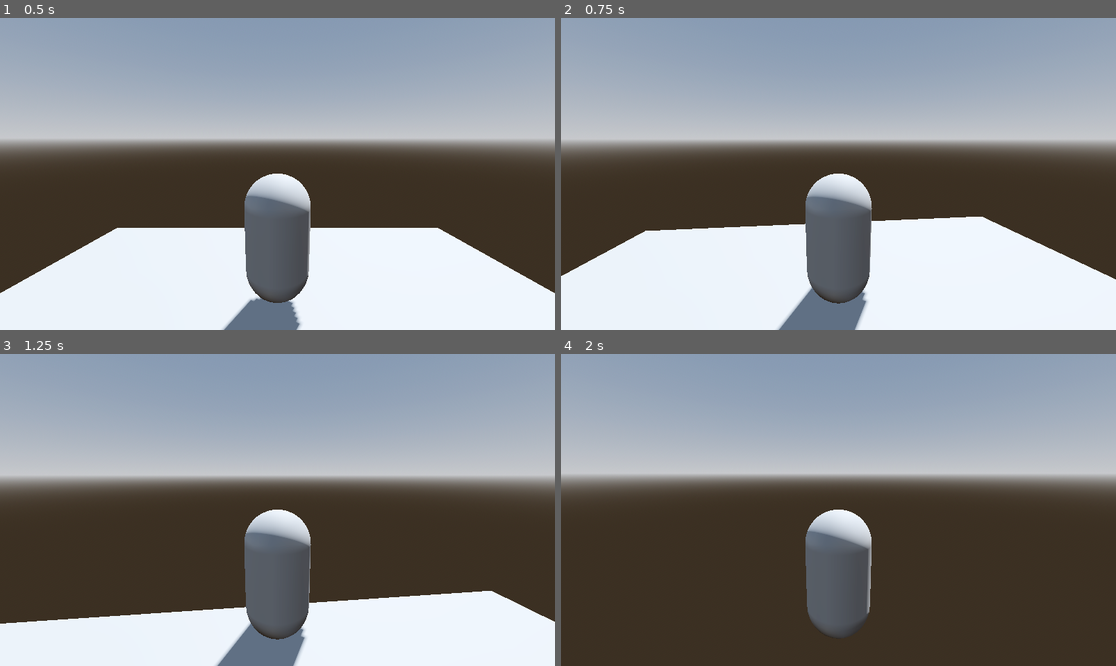
Above: before the commit, frames 1-4 (two rows, left to right).
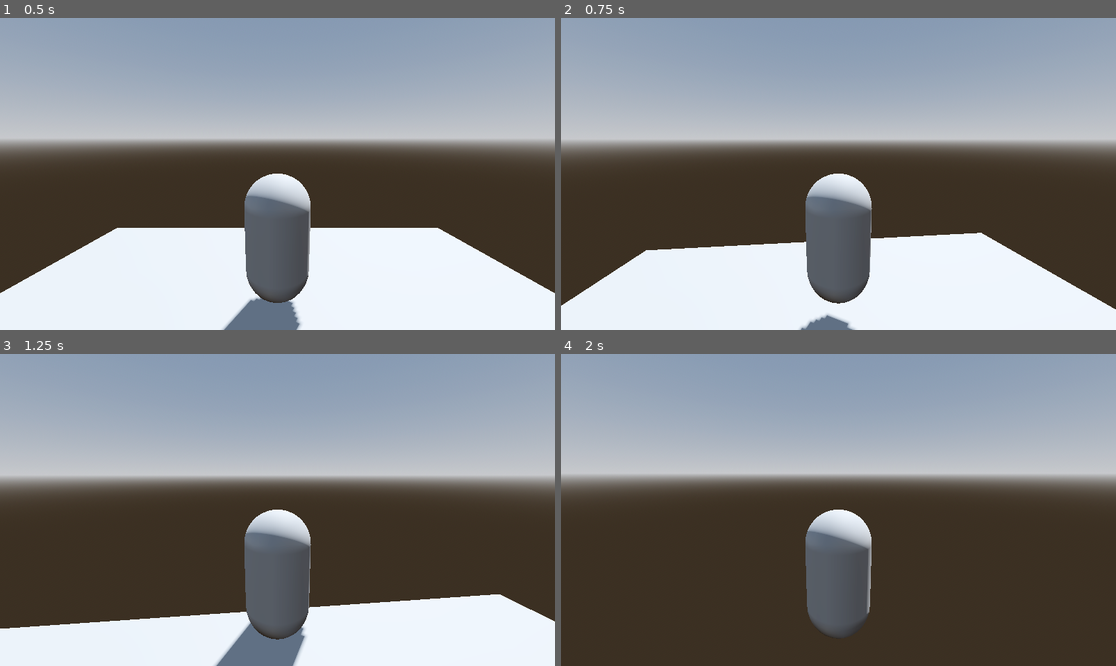
Above: after the commit, the same moments.

Repository: Lukko-Digital/walkington-city
Game: Godot game, scene res://main.tscn
Same seed, same stepped clock (60 frames per second), same inputs: the game is played once before the commit and once after it.
Inputs (mouse positions are in pixels of both pictures, inside the frame that each line leads up to):
- Up to frame 1 (0.5 s): no input
- Up to frame 2 (0.75 s): move the mouse to (866, 174) at 0.52 s; hold W (forward) from 0.53 s (still down); hold Space (jump, bound only after the commit) from 0.53 s (still down)
- Up to frame 3 (1.25 s): keep holding W (forward); keep holding Space (jump, bound only after the commit)
- Up to frame 4 (2 s): keep holding W (forward); move the mouse to (810, 510) at 1.27 s; release Space (jump, bound only after the commit) at 1.28 s; tap Space (jump, bound only after the commit) at 1.35, 1.52, 1.82 s

Frame 1 is identical in both runs. In frame 2, 7.0% of the frame differs, in the area x 0-100%, y 63-100%; in frame 3, 1.2%; in frame 4, less than 0.1%.

Commit message:
add jump

Diff:
--- a/player.gd
+++ b/player.gd
@@ -1,7 +1,8 @@
 extends RigidBody3D
 
 const MOUSE_SENSITIVITY = 0.001
-const SPEED = 1800.0
+const SPEED = 1200.0
+const JUMP_FORCE = 400.0
 
 var twist_input := 0.0
 var pitch_input := 0.0
@@ -20,9 +21,6 @@
 
 	apply_central_force(twist_pivot.basis * input * SPEED * delta)
 
-	if Input.is_action_just_pressed("ui_cancel"):
-		Input.mouse_mode = Input.MOUSE_MODE_VISIBLE
-
 	twist_pivot.rotate_y(twist_input)
 	pitch_pivot.rotate_x(pitch_input)
 	pitch_pivot.rotation.x = clamp(
@@ -39,3 +37,7 @@
 		if Input.mouse_mode == Input.MOUSE_MODE_CAPTURED:
 			twist_input = -event.relative.x * MOUSE_SENSITIVITY
 			pitch_input = -event.relative.y * MOUSE_SENSITIVITY
+	elif event.is_action_pressed("jump"):
+		apply_central_force(Vector3.UP * JUMP_FORCE)
+	elif event.is_action_pressed("ui_cancel"):
+		Input.mouse_mode = Input.MOUSE_MODE_VISIBLE
--- a/project.godot
+++ b/project.godot
@@ -43,6 +43,11 @@
 "events": [Object(InputEventKey,"resource_local_to_scene":false,"resource_name":"","device":-1,"window_id":0,"alt_pressed":false,"shift_pressed":false,"ctrl_pressed":false,"meta_pressed":false,"pressed":false,"keycode":0,"physical_keycode":68,"key_label":0,"unicode":100,"echo":false,"script":null)
 ]
 }
+jump={
+"deadzone": 0.5,
+"events": [Object(InputEventKey,"resource_local_to_scene":false,"resource_name":"","device":-1,"window_id":0,"alt_pressed":false,"shift_pressed":false,"ctrl_pressed":false,"meta_pressed":false,"pressed":false,"keycode":0,"physical_keycode":32,"key_label":0,"unicode":32,"echo":false,"script":null)
+]
+}
 
 [rendering]
 
